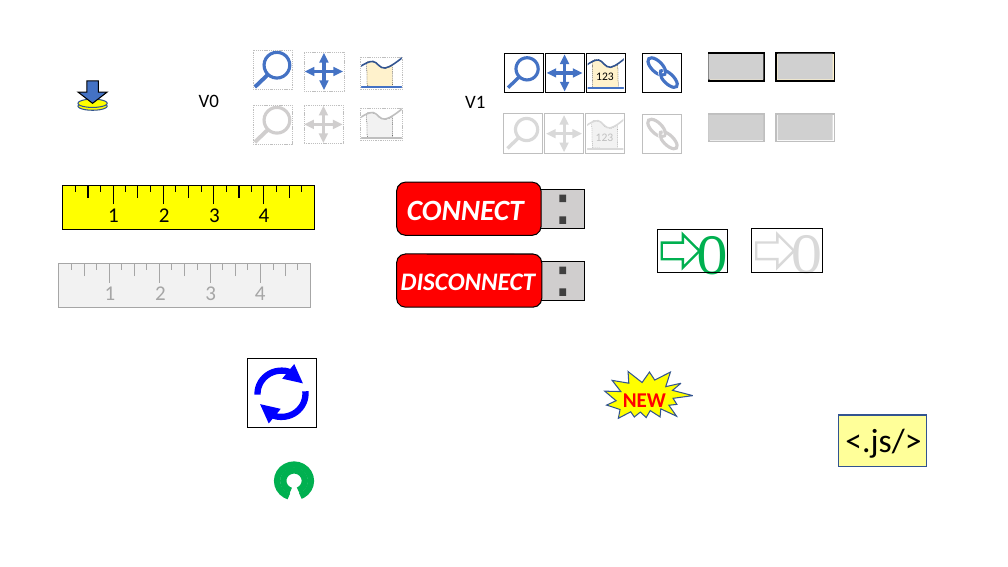
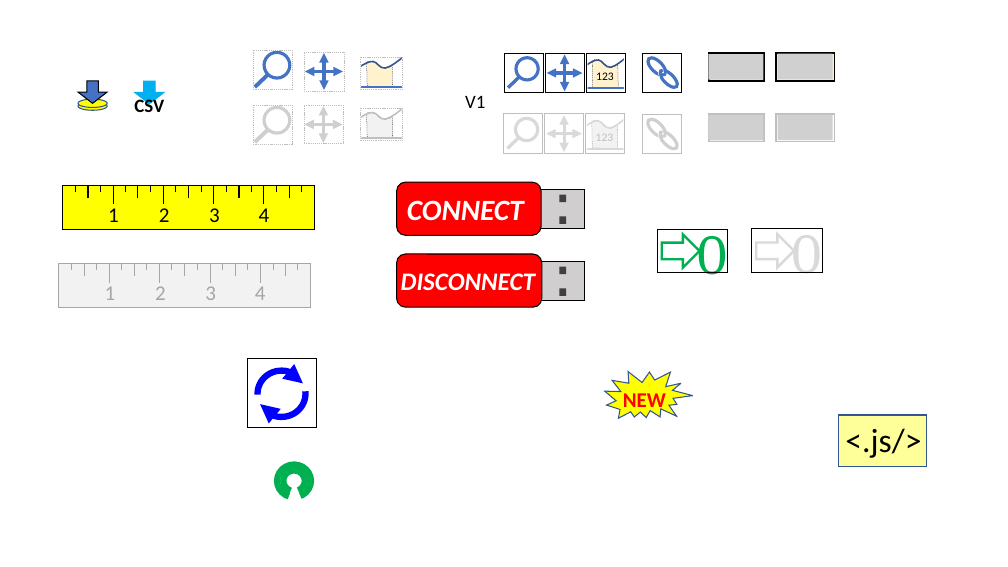
Before and after one commit to matsselen/IOLabWeb, a slide deck: slide 1 of images/IOLabWebImages.pptx. Drawn at 1008x567 pixels with LibreOffice and Linux fonts; fonts in the diff are those of the drawing; grey boxes stand for pictures. Boxes give left, top, right and bottom in pixels: in the first picture for what was removed or moved away, otherwise in the second. Text is boxed around its words. In the diff, an @@ line names an element or a change of style, - is before the commit and + after.

```diff
--- a/images/IOLabWebImages.pptx
+++ b/images/IOLabWebImages.pptx
@@ down arrow added at (135, 81, 164, 104), fill #00B0F0, outline #00B0F0 1 pt @@
@@ text at (134, 96, 164, 112): text changed; bold on @@
-V0
+CSV
```
Also in this commit, not shown: 5 other files.
